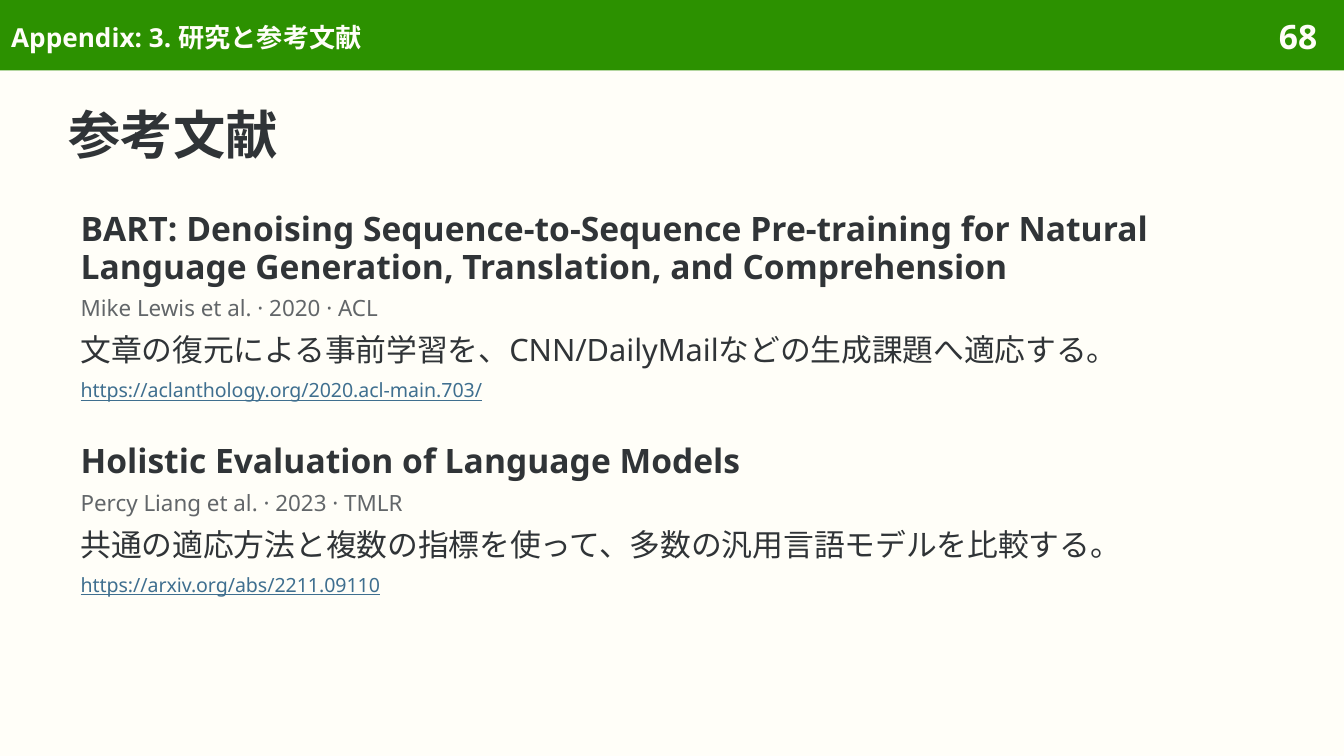
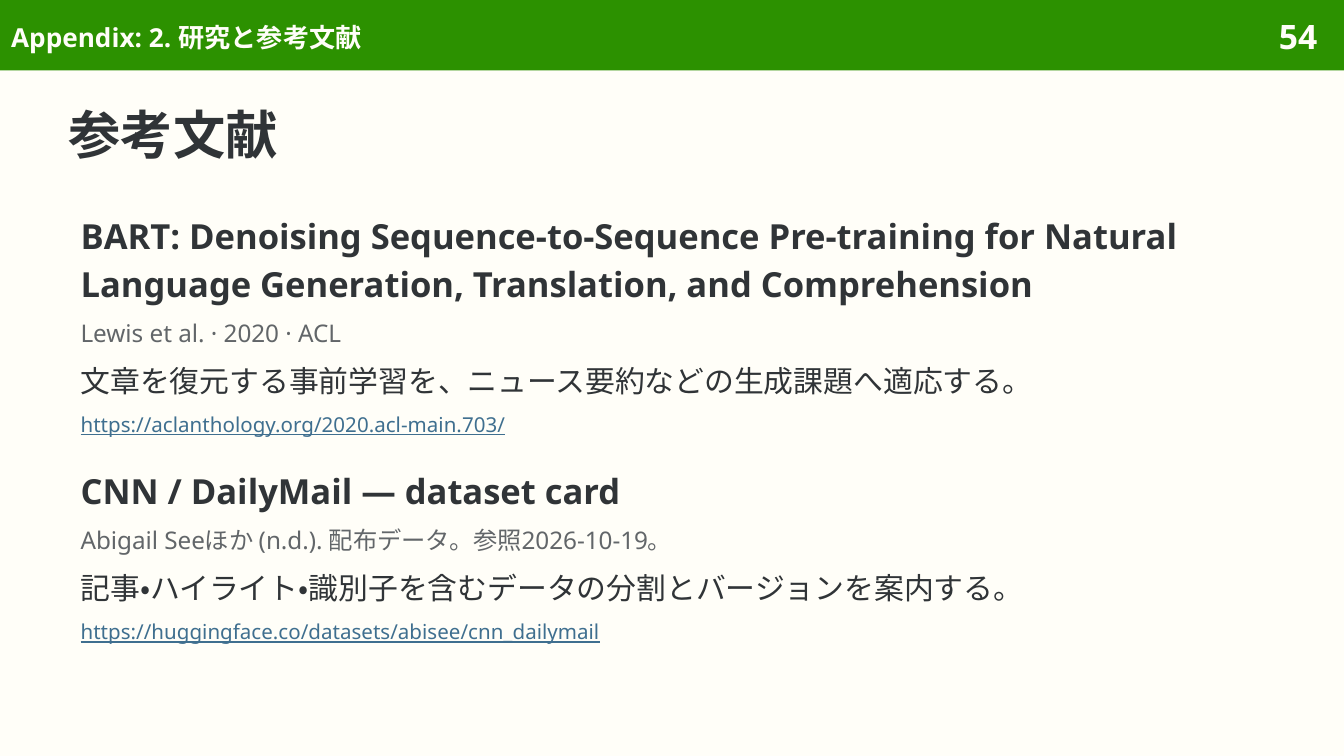
Before and after one commit to sasakiy84/datasets-in-10-minutes, a slide deck: slide 54 of slides/datasets-in-10-minutes-cnn-dailymail.pptx (slide 68 before the commit). Drawn at 1344x756 pixels with LibreOffice and Linux fonts; fonts in the diff are those of the drawing. Boxes give left, top, right and bottom in pixels: in the first picture for what was removed or moved away, otherwise in the second. Text is boxed around its words. In the diff, an @@ line names an element or a change of style, - is before the commit and + after.

Commit message:
Present CNN DailyMail as the original summarization dataset

```diff
--- a/slides/datasets-in-10-minutes-cnn-dailymail.pptx
+++ b/slides/datasets-in-10-minutes-cnn-dailymail.pptx
@@ title at <box>11,24,361,54</box>: text changed @@
-Appendix: 3. 研究と参考文献
+Appendix: 2. 研究と参考文献
@@ page number at <box>1279,25,1317,50</box>: text changed @@
-68
+54
@@ text at <box>81,222,1177,306</box>: size 18 to 18.5 pt in "BART: Denoising Sequence-to-Sequence Pre-training for Natura ..."; line spacing 20.5pt to 1.16; more space between paragraphs @@
@@ text removed at <box>81,299,378,317</box> @@
-Mike Lewis et al. · 2020 · ACL
@@ text at <box>81,323,1033,437</box>: paragraphs added @@
+Lewis et al. · 2020 · ACL
+文章を復元する事前学習を、ニュース要約などの生成課題へ適応する。
+https://aclanthology.org/2020.acl-main.703/
@@ text removed at <box>81,335,1118,369</box> @@
-文章の復元による事前学習を、CNN/DailyMailなどの生成課題へ適応する。
@@ text removed at <box>81,382,482,402</box> @@
-https://aclanthology.org/2020.acl-main.703/
@@ text removed at <box>81,447,741,481</box> @@
-Holistic Evaluation of Language Models
@@ text added at <box>81,477,1024,644</box>, 11 pt, text #303437 @@
+CNN / DailyMail — dataset card
+Abigail Seeほか (n.d.). 配布データ。参照2026-10-19。
+記事・ハイライト・識別子を含むデータの分割とバージョンを案内する。
+https://huggingface.co/datasets/abisee/cnn_dailymail
@@ text removed at <box>81,494,402,516</box> @@
-Percy Liang et al. · 2023 · TMLR
@@ text removed at <box>81,530,1121,559</box> @@
-共通の適応方法と複数の指標を使って、多数の汎用言語モデルを比較する。
@@ text removed at <box>81,577,380,597</box> @@
-https://arxiv.org/abs/2211.09110
```
Also in this commit, not shown: 50 other slides changed, 14 slides removed, 40 other files.
